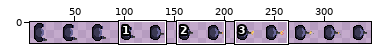
Two versions of one sprite sheet, src/assets/sprites/enemy/enemy_shoot.png. Above, an overview of the earlier version with the close-up marked.
Close-up. Earlier state:
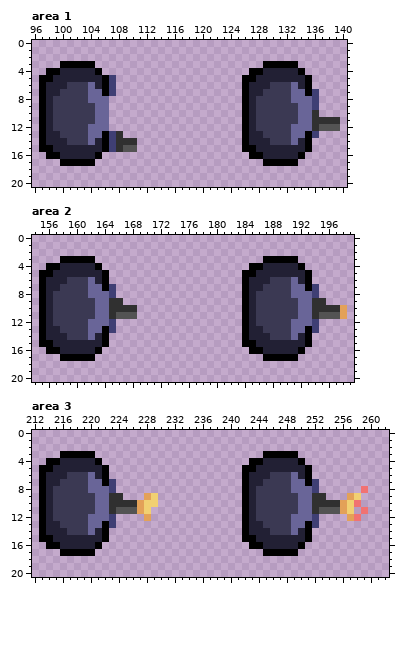
The file is 348x29 pixels. Shown: area 1: x 96..140, y 0..20; area 2: x 154..199, y 0..20; area 3: x 212..262, y 0..20. The old version is drawn lined up with the new one, on the new canvas. The wide view leaves out empty margins. The commit also changed other parts of the picture, which this record leaves out.
The result:
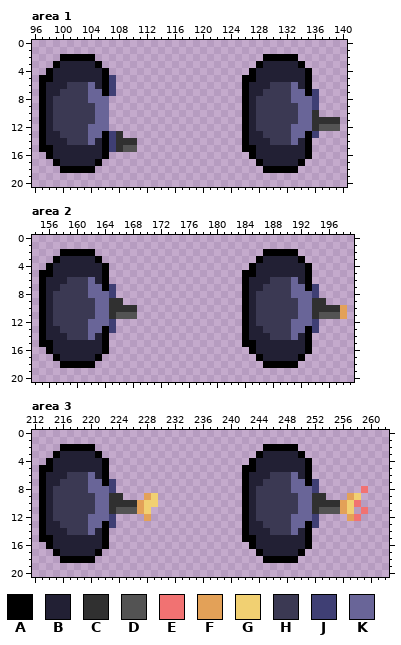
Palette (. is transparent): A #000000  B #222034  C #303030  D #535353  E #f17272  F #e3a158  G #f1d072  H #3b3953  J #3f3f74  K #696598
Difference:
canvas 348x29 -> 348x21, the old top-left corner now at 0,-4 (the part of the old canvas that was cut away was empty and is not shown)
--- area 1
@@ x 96..140 @@
  1 .............................................
- 2 .............................................
- 3 ....AAAAA........................AAAAA.......
- 4 ..AABBBBBA.....................AABBBBBA......
+ 2 ....AAAAA........................AAAAA.......
+ 3 ...ABBBBBA......................ABBBBBA......
+ 4 ..ABBBBBBBA....................ABBBBBBBA.....
  5 .AABBBBBBBAJ..................AABBBBBBBA.....
@@ x 96..140 @@
 15 .AABBBBBBBAJCDD...............AABBBBBBBA.....
-16 ..AABBBBBA.....................AABBBBBA......
-17 ....AAAAA........................AAAAA.......
-18 .............................................
+16 ..ABBBBBBBA....................ABBBBBBBA.....
+17 ...ABBBBBA......................ABBBBBA......
+18 ....AAAAA........................AAAAA.......
 19 .............................................
--- area 2
@@ x 154..199 @@
  1 ..............................................
- 2 ..............................................
- 3 ....AAAAA........................AAAAA........
- 4 ..AABBBBBA.....................AABBBBBA.......
+ 2 ....AAAAA........................AAAAA........
+ 3 ...ABBBBBA......................ABBBBBA.......
+ 4 ..ABBBBBBBA....................ABBBBBBBA......
  5 .AABBBBBBBA...................AABBBBBBBA......
@@ x 154..199 @@
 15 .AABBBBBBBA...................AABBBBBBBA......
-16 ..AABBBBBA.....................AABBBBBA.......
-17 ....AAAAA........................AAAAA........
-18 ..............................................
+16 ..ABBBBBBBA....................ABBBBBBBA......
+17 ...ABBBBBA......................ABBBBBA.......
+18 ....AAAAA........................AAAAA........
 19 ..............................................
--- area 3
@@ x 212..262 @@
  1 ...................................................
- 2 ...................................................
- 3 ....AAAAA........................AAAAA.............
- 4 ..AABBBBBA.....................AABBBBBA............
+ 2 ....AAAAA........................AAAAA.............
+ 3 ...ABBBBBA......................ABBBBBA............
+ 4 ..ABBBBBBBA....................ABBBBBBBA...........
  5 .AABBBBBBBA...................AABBBBBBBA...........
@@ x 212..262 @@
 15 .AABBBBBBBA...................AABBBBBBBA...........
-16 ..AABBBBBA.....................AABBBBBA............
-17 ....AAAAA........................AAAAA.............
-18 ...................................................
+16 ..ABBBBBBBA....................ABBBBBBBA...........
+17 ...ABBBBBA......................ABBBBBA............
+18 ....AAAAA........................AAAAA.............
 19 ...................................................
